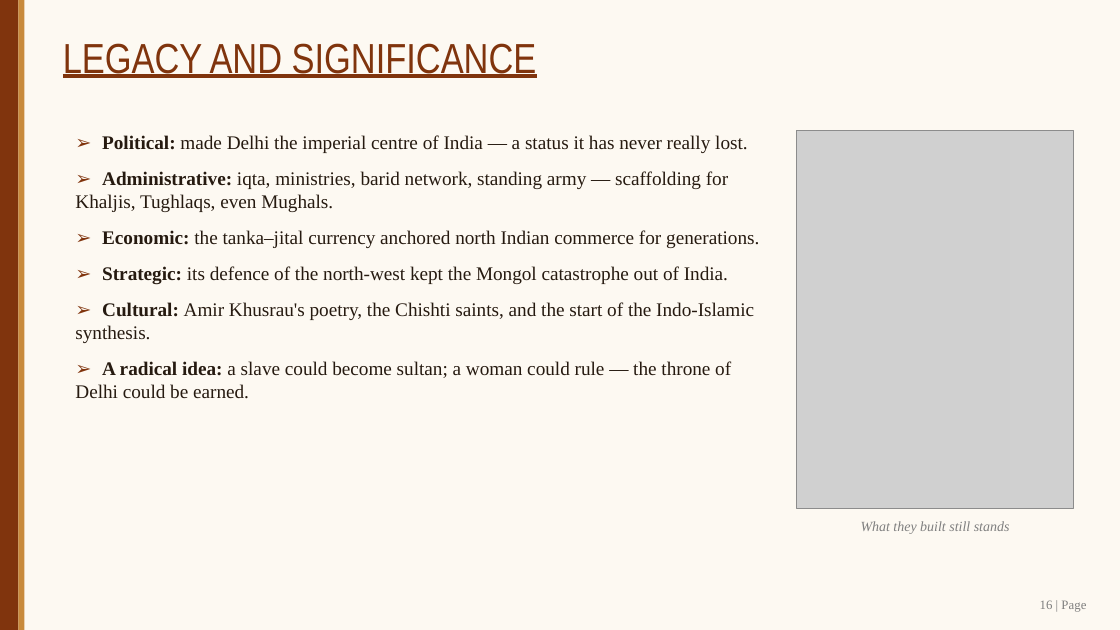
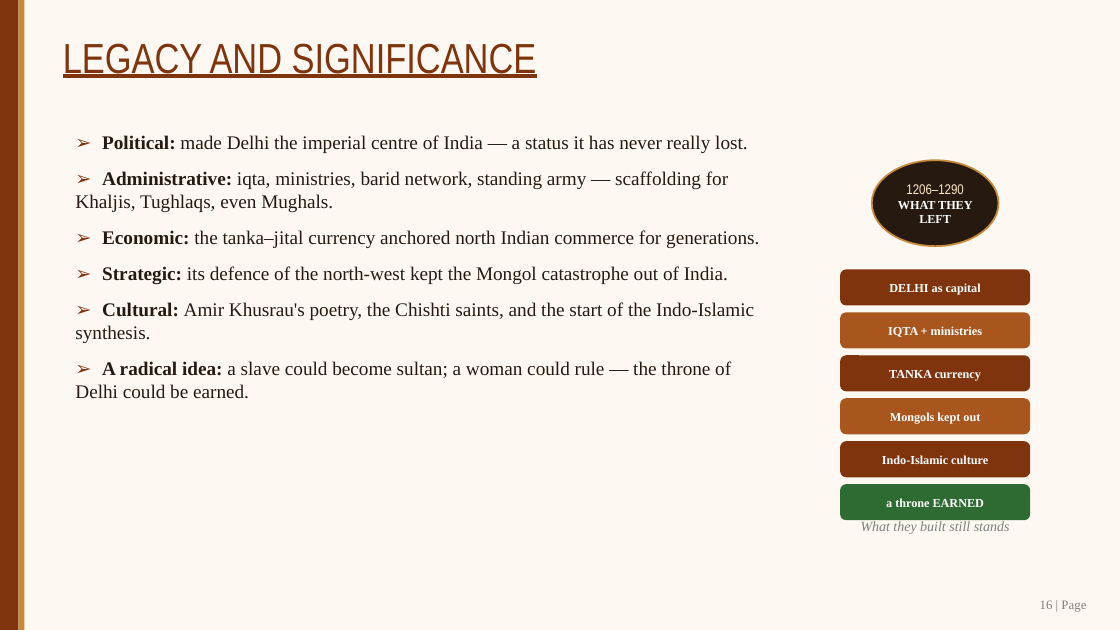
Before and after one commit to SangamSitapuri07/SIH, a slide deck: slide 16 of assignment/Slave_Dynasty_Mamluk_Presentation.pptx. Drawn at 1120x630 pixels with LibreOffice and Linux fonts; fonts in the diff are those of the drawing; grey boxes stand for pictures. Boxes give left, top, right and bottom in pixels: in the first picture for what was removed or moved away, otherwise in the second. Text is boxed around its words. In the diff, an @@ line names an element or a change of style, - is before the commit and + after.

```diff
--- a/assignment/Slave_Dynasty_Mamluk_Presentation.pptx
+++ b/assignment/Slave_Dynasty_Mamluk_Presentation.pptx
@@ picture removed at [797, 130, 1074, 508] @@
@@ ellipse added at [872, 160, 999, 246], fill #261A10, outline #C88A3C 1.5 pt, 10.5 pt, text #FFFFFF, bold @@
+1206–1290
+WHAT THEY LEFT
@@ rounded rectangle added at [840, 270, 1030, 306], fill #80340D, 10.5 pt, text #FFFFFF, bold @@
+DELHI as capital
@@ rounded rectangle added at [840, 313, 1030, 349], fill #A8551E, 10.5 pt, text #FFFFFF, bold @@
+IQTA + ministries
@@ rounded rectangle added at [840, 355, 1030, 392], fill #80340D, 10.5 pt, text #FFFFFF, bold @@
+TANKA currency
@@ rounded rectangle added at [840, 398, 1030, 434], fill #A8551E, 10.5 pt, text #FFFFFF, bold @@
+Mongols kept out
@@ rounded rectangle added at [840, 441, 1030, 477], fill #80340D, 10.5 pt, text #FFFFFF, bold @@
+Indo-Islamic culture
@@ rounded rectangle added at [840, 484, 1030, 520], fill #2E6B33, 10.5 pt, text #FFFFFF, bold @@
+a throne EARNED
```
Also in this commit, not shown: 13 other slides changed, 2 other files.
